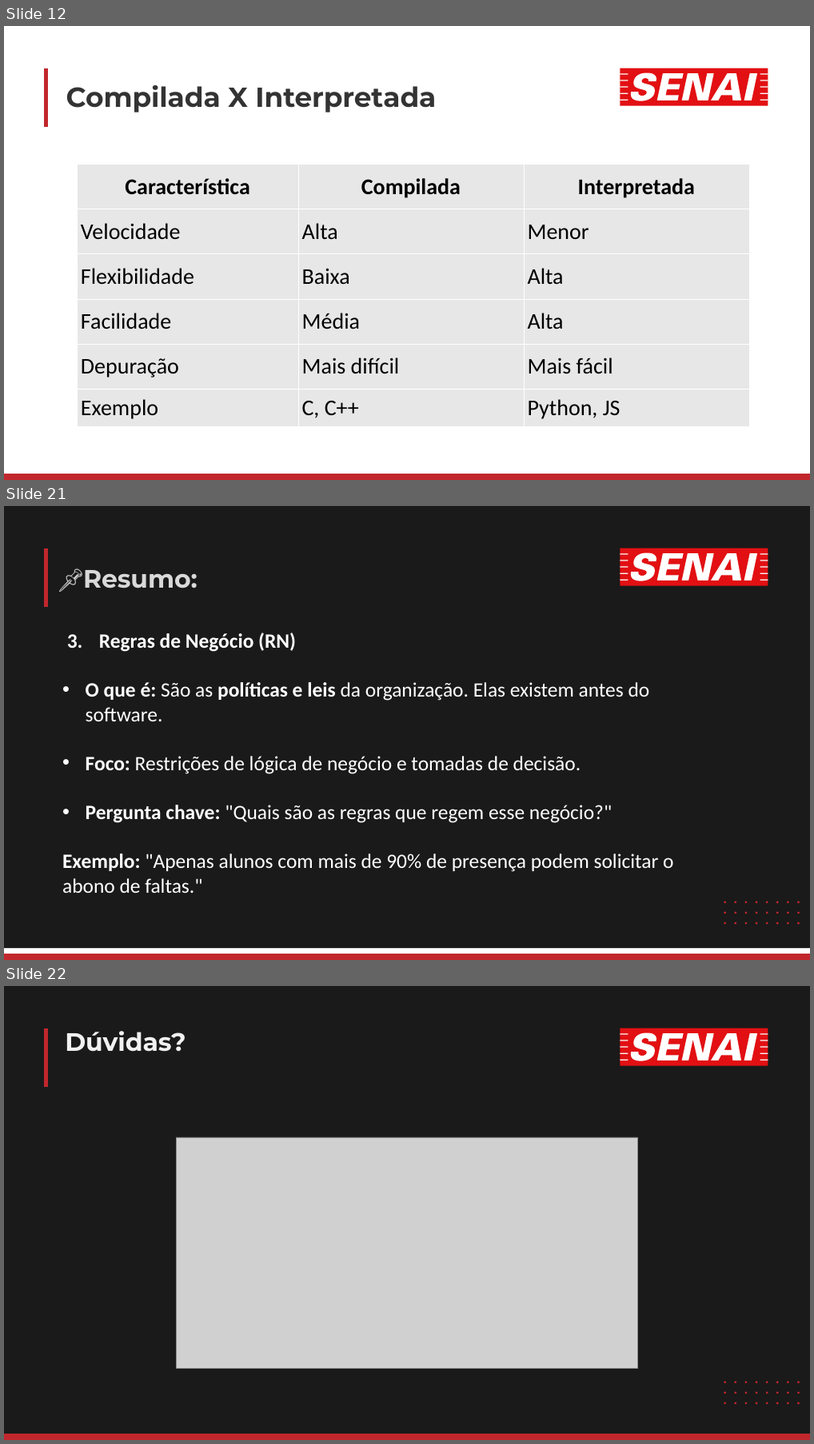
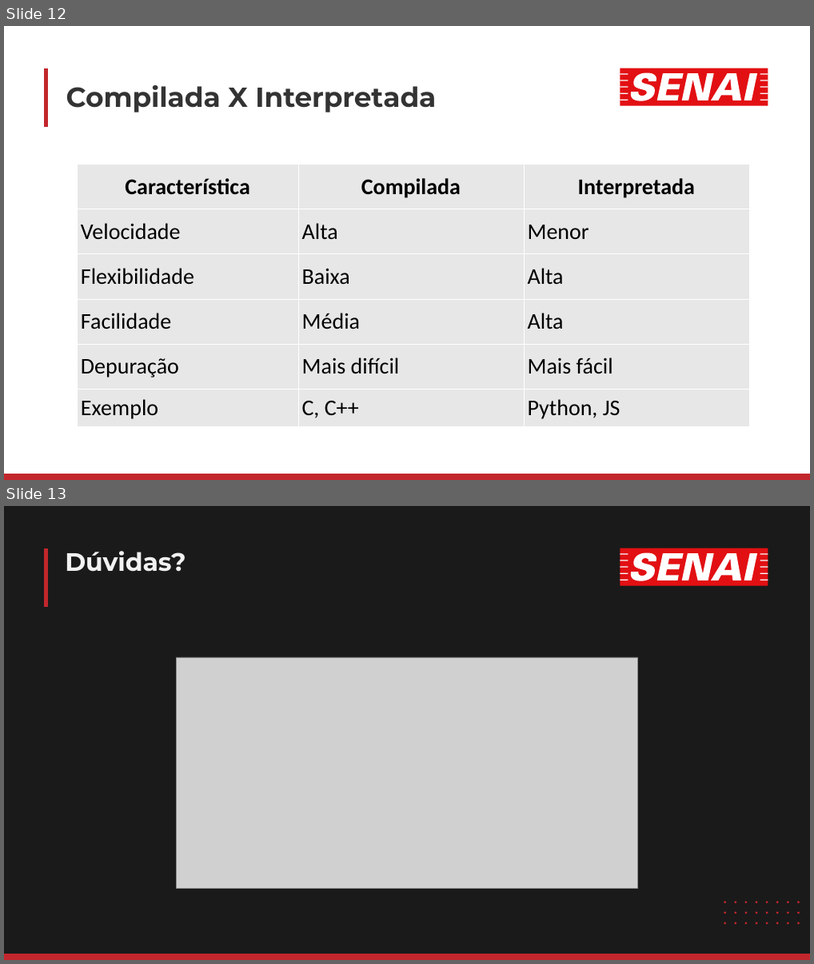
Before and after one commit to luisfernandospoljaric/senai2026, a slide deck: ds/seduc/1des/01-lopal/Aula02/LógicaAula2.pptx. Shown one above the other, each under a label of ours: slides 12, 21 and 22 before the commit, slides 12 and 13 after it; the slides between them are not shown. The pictures are 814x1444 and 814x964 pixels, drawn with LibreOffice and Linux fonts; fonts in the diff are those of the drawing; grey boxes stand for pictures. Boxes give left, top, right and bottom in pixels: in the first picture for what was removed or moved away, otherwise in the second. Text is boxed around its words. In the diff, an @@ line names an element or a change of style, - is before the commit and + after.

```diff
--- a/ds/seduc/1des/01-lopal/Aula02/LógicaAula2.pptx
+++ b/ds/seduc/1des/01-lopal/Aula02/LógicaAula2.pptx
@@ slide 21 removed at (x1=4, y1=506, x2=810, y2=960), background #FFFFFF @@
@@ freeform shape removed at (x1=4, y1=506, x2=810, y2=948) @@
@@ freeform shape removed at (x1=46, y1=548, x2=46, y2=607) @@
@@ freeform shape removed at (x1=620, y1=548, x2=768, y2=586) @@
@@ freeform shape removed at (x1=620, y1=553, x2=768, y2=581) @@
@@ text removed at (x1=83, y1=570, x2=198, y2=588) @@
-📌Resumo:
@@ text removed at (x1=62, y1=632, x2=674, y2=892) @@
-3. Regras de Negócio (RN)
-• O que é: São as políticas e leis da organização. Elas existem antes do software.
-• Foco: Restrições de lógica de negócio e tomadas de decisão.
-• Pergunta chave: "Quais são as regras que regem esse negócio?"
-Exemplo: "Apenas alunos com mais de 90% de presença podem solicitar o abono de faltas."
@@ freeform shape removed at (x1=724, y1=912, x2=726, y2=913) @@
@@ freeform shape removed at (x1=724, y1=900, x2=726, y2=903) @@
@@ freeform shape removed at (x1=734, y1=912, x2=737, y2=913) @@
@@ freeform shape removed at (x1=734, y1=900, x2=737, y2=903) @@
@@ freeform shape removed at (x1=745, y1=912, x2=747, y2=913) @@
@@ freeform shape removed at (x1=745, y1=900, x2=747, y2=903) @@
@@ freeform shape removed at (x1=756, y1=912, x2=758, y2=913) @@
@@ freeform shape removed at (x1=756, y1=900, x2=758, y2=903) @@
@@ freeform shape removed at (x1=766, y1=912, x2=768, y2=913) @@
@@ freeform shape removed at (x1=766, y1=900, x2=768, y2=903) @@
@@ freeform shape removed at (x1=777, y1=912, x2=779, y2=913) @@
@@ freeform shape removed at (x1=777, y1=900, x2=779, y2=903) @@
@@ freeform shape removed at (x1=787, y1=912, x2=790, y2=913) @@
@@ freeform shape removed at (x1=787, y1=900, x2=790, y2=903) @@
@@ freeform shape removed at (x1=798, y1=912, x2=800, y2=913) @@
@@ freeform shape removed at (x1=798, y1=900, x2=800, y2=903) @@
@@ freeform shape removed at (x1=724, y1=922, x2=726, y2=924) @@
@@ freeform shape removed at (x1=734, y1=922, x2=737, y2=924) @@
@@ freeform shape removed at (x1=745, y1=922, x2=747, y2=924) @@
@@ freeform shape removed at (x1=756, y1=922, x2=758, y2=924) @@
@@ freeform shape removed at (x1=766, y1=922, x2=768, y2=924) @@
@@ freeform shape removed at (x1=777, y1=922, x2=779, y2=924) @@
@@ freeform shape removed at (x1=787, y1=922, x2=790, y2=924) @@
@@ freeform shape removed at (x1=798, y1=922, x2=800, y2=924) @@
@@ freeform shape removed at (x1=4, y1=953, x2=810, y2=960) @@
@@ what was slide 22 is now slide 13 @@
```
Also in this commit, not shown: 8 other slides removed, 3 other files.
